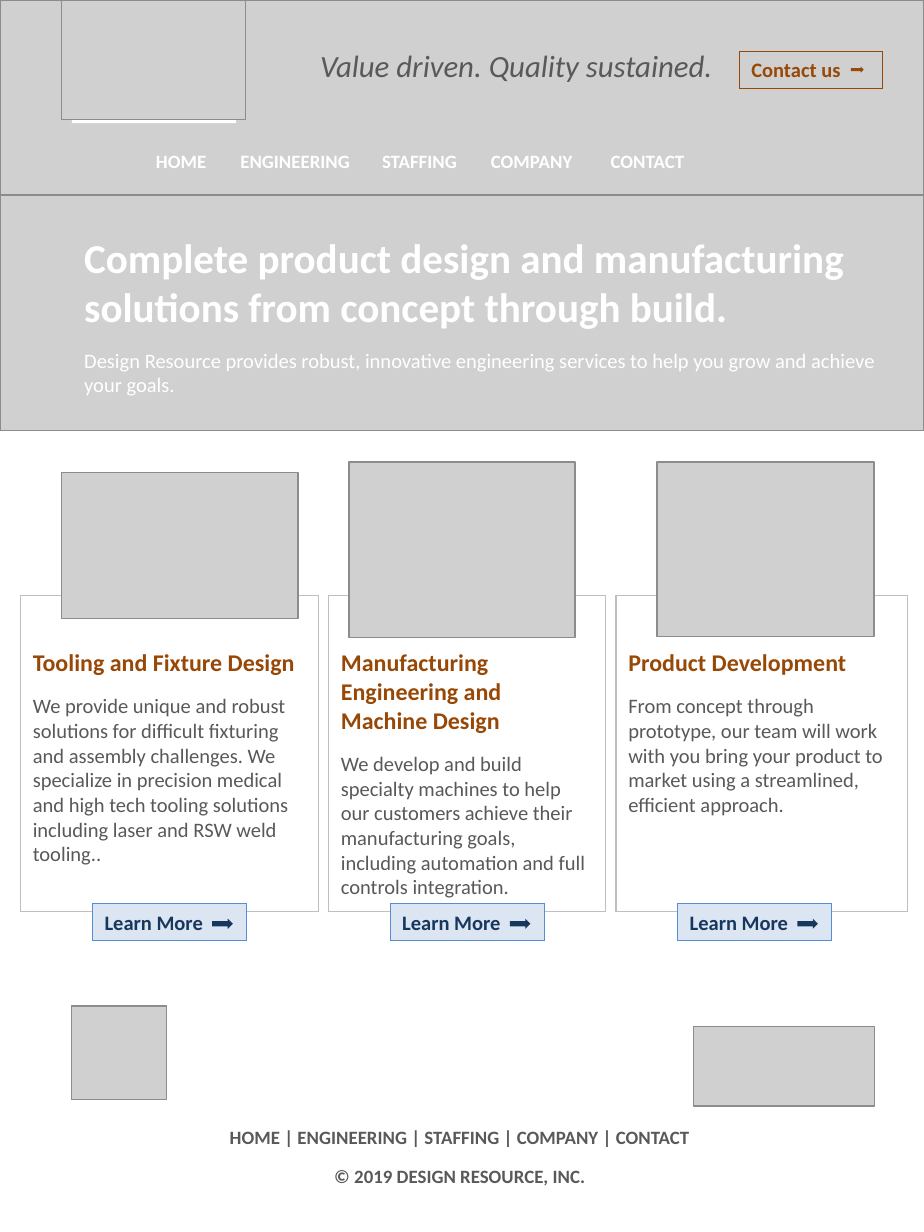
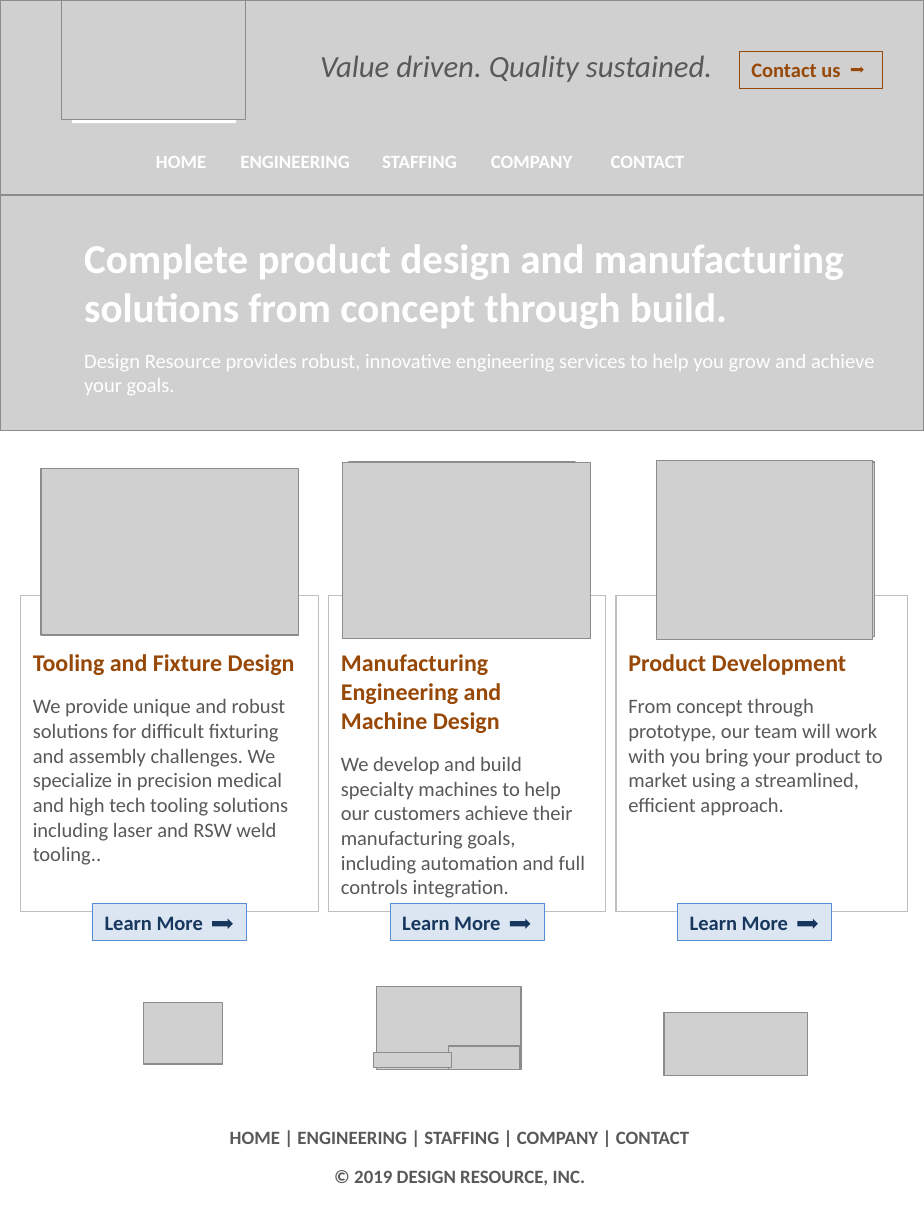
Before and after one commit to doncasanova/design-resource, a slide deck: slide 1 of docs/DRI website.pptx. Drawn at 924x1232 pixels with LibreOffice and Linux fonts; fonts in the diff are those of the drawing; grey boxes stand for pictures. Boxes give left, top, right and bottom in pixels: in the first picture for what was removed or moved away, otherwise in the second. Text is boxed around its words. In the diff, an @@ line names an element or a change of style, - is before the commit and + after.

```diff
--- a/docs/DRI website.pptx
+++ b/docs/DRI website.pptx
@@ picture added at (x1=41, y1=468, x2=298, y2=634) @@
@@ picture added at (x1=342, y1=463, x2=590, y2=638) @@
@@ picture added at (x1=657, y1=461, x2=872, y2=641) @@
@@ picture added at (x1=376, y1=987, x2=521, y2=1069) @@
@@ picture removed at (x1=71, y1=1007, x2=166, y2=1100) @@
@@ picture added at (x1=144, y1=1003, x2=223, y2=1064) @@
@@ picture resized from (x1=694, y1=1026, x2=875, y2=1105) to (x1=664, y1=1013, x2=807, y2=1076) @@
@@ picture added at (x1=448, y1=1046, x2=519, y2=1069) @@
@@ picture added at (x1=373, y1=1053, x2=452, y2=1068) @@
```
Also in this commit, not shown: 1 other slide changed, 5 slides added, 3 other files.
